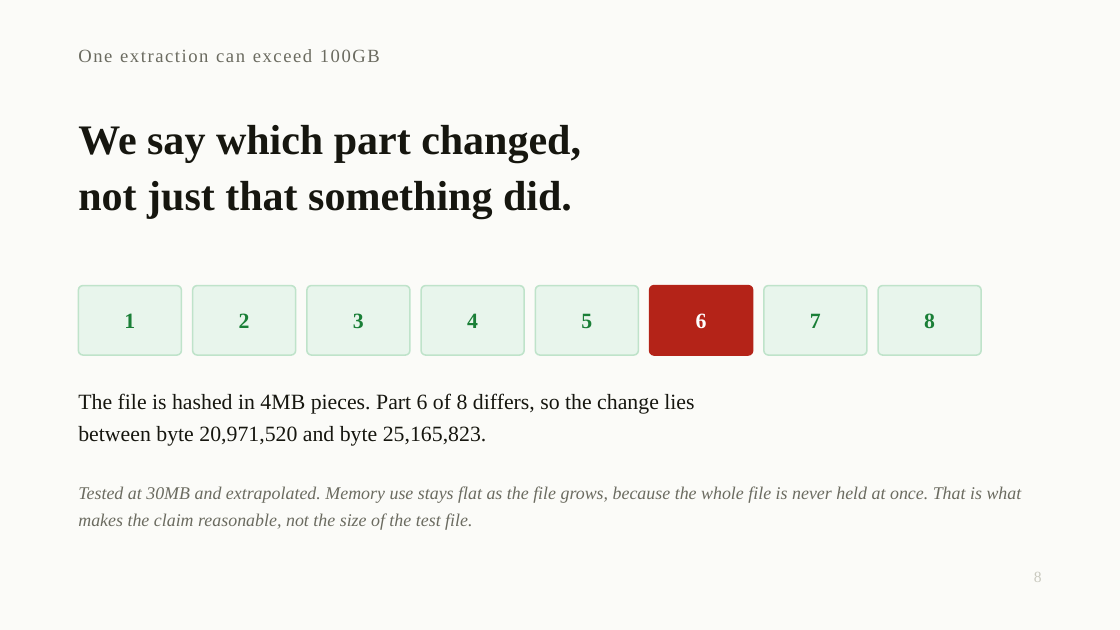
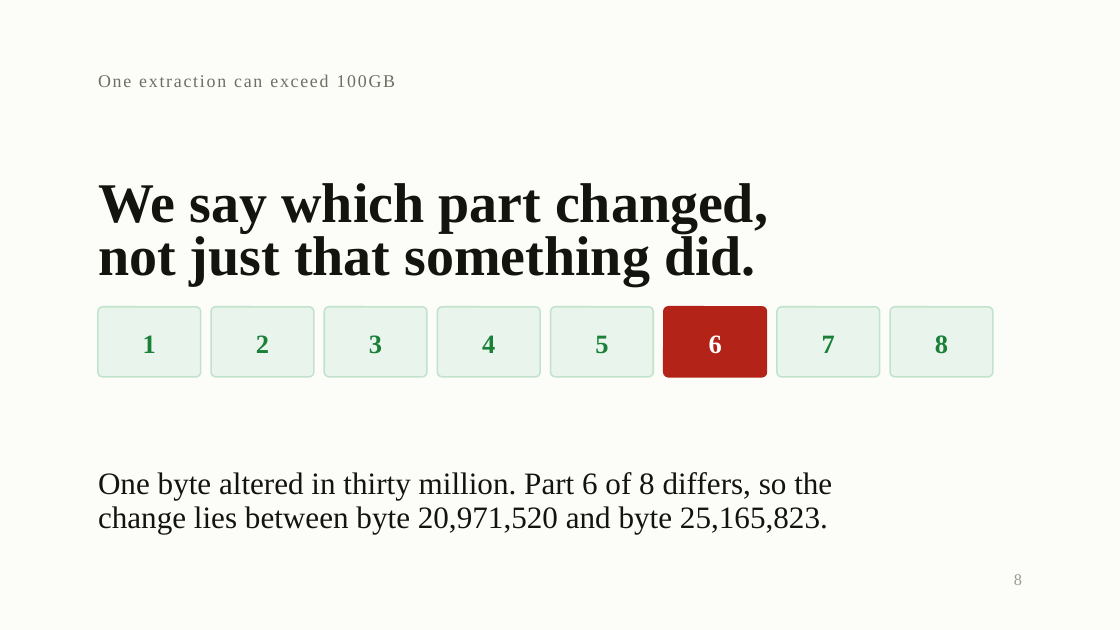
Before and after one commit to devLipeunim/custody-api, a slide deck: slide 8 of deck/custody-deck.pptx. Drawn at 1120x630 pixels with LibreOffice and Linux fonts; fonts in the diff are those of the drawing. Boxes give left, top, right and bottom in pixels: in the first picture for what was removed or moved away, otherwise in the second. Text is boxed around its words. In the diff, an @@ line names an element or a change of style, - is before the commit and + after.

```diff
--- a/deck/custody-deck.pptx
+++ b/deck/custody-deck.pptx
@@ background #FBFBF8 to #FCFCF9 @@
@@ text "One extraction can exceed 100GB": place and size @@
-text "One extraction can exceed 100GB" at (78,49,380,62)
+text "One extraction can exceed 100GB" at (98,74,396,87)
@@ text "One extraction can exceed 100GB" at (98,74,396,87): size 12 to 11.5 pt, text colour #6B6B60 to #6E6E63, letter spacing 1 to 1.1 pt; vertical alignment middle to top @@
@@ text "We say which part changed,": place and size @@
-text "We say which part changed," at (78,125,581,220)
+text "We say which part changed," at (98,183,768,233)
@@ text "We say which part changed," at (98,183,768,233): size 27 to 36 pt, text colour #16160F to #14140E; line spacing 1.12 to 1 @@
@@ text at (78,181,572,220): paragraph removed @@
-not just that something did.
@@ text added at (98,231,756,285), 36 pt, text #14140E, bold @@
+not just that something did.
@@ size 14 to 17 pt; vertical alignment middle to top in 8 elements at (935,335,948,354), (822,335,835,353), (709,335,722,354), (595,335,608,354), (482,335,495,353), (369,335,382,354), (256,335,269,353), (143,335,156,353) @@
@@ 3 texts: place and size @@
-3 texts at (124,313,364,329)
+3 texts at (143,335,382,354)
@@ fill #E8F5EC to #E9F5EC; outline #BFE3CA 1 pt to #C2E3CB 1 pt; proportions changed in 7 elements at (890,307,993,376), (777,307,880,376), (551,307,654,376), (438,307,541,376), (325,307,428,376), (212,307,315,376), (99,307,202,376) @@
@@ 3 rounded rectangles: place and size @@
-3 rounded rectangles at (78,286,410,355)
+3 rounded rectangles at (99,307,428,376)
@@ 4 texts: place and size @@
-4 texts at (467,313,821,329)
+4 texts at (482,335,835,354)
@@ 4 rounded rectangles: place and size @@
-4 rounded rectangles at (421,286,867,355)
+4 rounded rectangles at (438,307,880,376)
@@ rounded rectangle at (664,307,767,376): proportions changed @@
@@ text "8": place and size @@
-text "8" at (924,313,935,328)
+text "8" at (935,335,948,354)
@@ rounded rectangle: place and size @@
-rounded rectangle at (878,286,981,355)
+rounded rectangle at (890,307,993,376)
@@ text at (98,472,832,500): text changed; size 11.5 to 20 pt; text colour #6B6B60 to #14140E; italic off @@
-Tested at 30MB and extrapolated. Memory use stays flat as the file grows, because the whole file is never held at once. That is what makes the claim reasonable, not the size of the test file.
+One byte altered in thirty million. Part 6 of 8 differs, so the
@@ text at (98,506,828,533): text changed; size 14 to 20 pt; text colour #16160F to #14140E @@
-The file is hashed in 4MB pieces. Part 6 of 8 differs, so the change lies
-between byte 20,971,520 and byte 25,165,823.
+change lies between byte 20,971,520 and byte 25,165,823.
@@ text "8": place and size @@
-text "8" at (1034,572,1042,582)
+text "8" at (1014,574,1022,585)
@@ text "8" at (1014,574,1022,585): size 10 to 10.5 pt, text colour #C9C9BF to #9A9A90; vertical alignment middle to top @@
```
Also in this commit, not shown: 11 other slides changed, 1 slide added, 1 slide removed, 4 other files.
